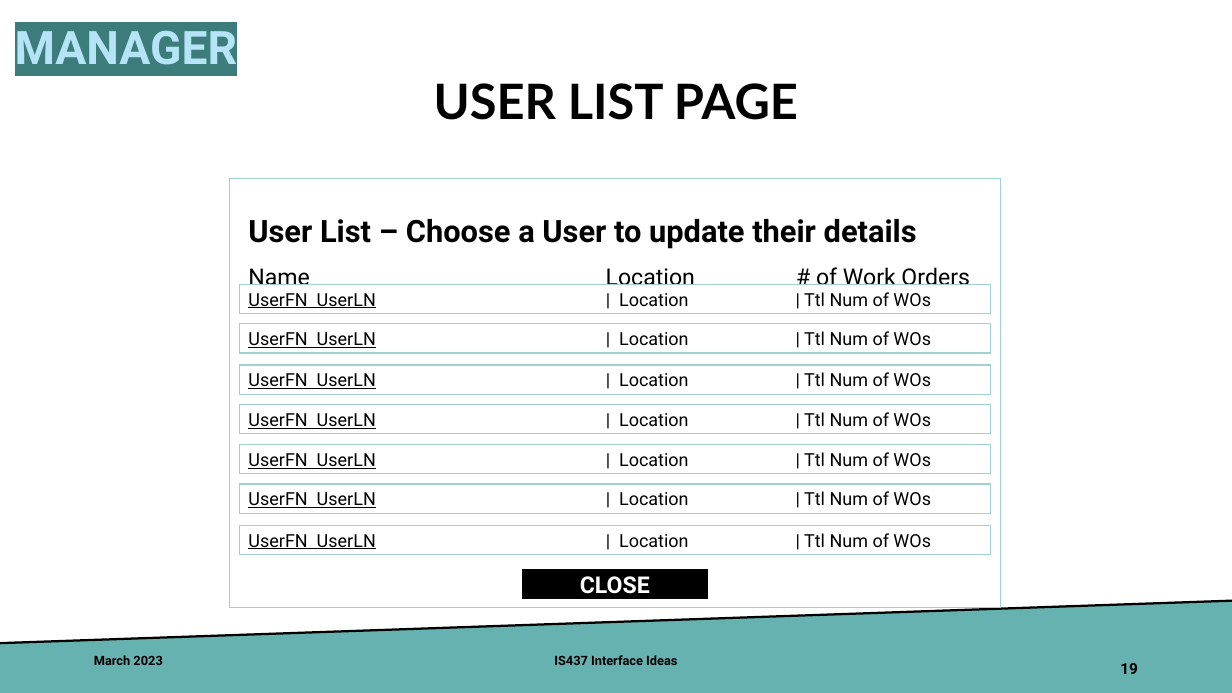
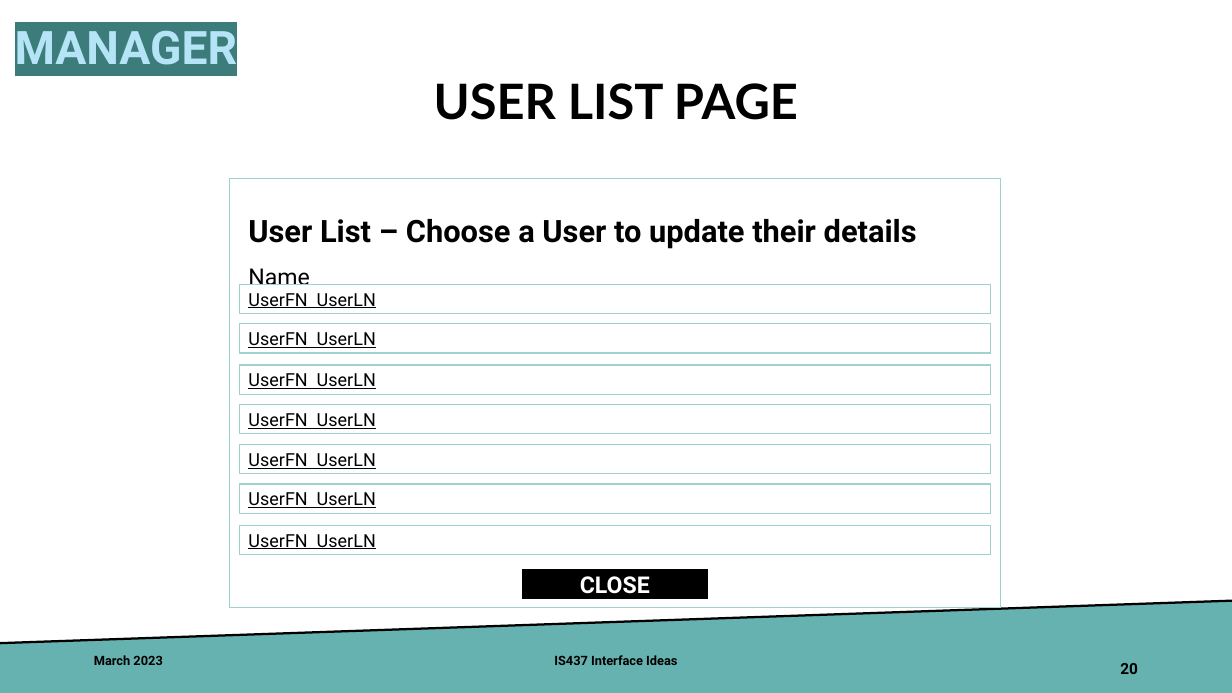
Before and after one commit to KSiva199/Website437, a slide deck: slide 20 of IS437FPInterfaceIdeas.pptx (slide 19 before the commit). Drawn at 1232x693 pixels with LibreOffice and Linux fonts; fonts in the diff are those of the drawing. Boxes give left, top, right and bottom in pixels: in the first picture for what was removed or moved away, otherwise in the second. Text is boxed around its words. In the diff, an @@ line names an element or a change of style, - is before the commit and + after.

```diff
--- a/IS437FPInterfaceIdeas.pptx
+++ b/IS437FPInterfaceIdeas.pptx
@@ text at bbox=[248, 268, 309, 285]: text changed @@
-Name Location # of Work Orders
+Name
@@ text in rectangle at bbox=[248, 293, 376, 308]: text changed @@
-UserFN UserLN | Location | Ttl Num of WOs
+UserFN UserLN
@@ text in rectangle at bbox=[248, 332, 376, 348]: text changed @@
-UserFN UserLN | Location | Ttl Num of WOs
+UserFN UserLN
@@ text in rectangle at bbox=[248, 373, 376, 389]: text changed @@
-UserFN UserLN | Location | Ttl Num of WOs
+UserFN UserLN
@@ text in rectangle at bbox=[248, 413, 376, 429]: text changed @@
-UserFN UserLN | Location | Ttl Num of WOs
+UserFN UserLN
@@ text in rectangle at bbox=[248, 453, 376, 469]: text changed @@
-UserFN UserLN | Location | Ttl Num of WOs
+UserFN UserLN
@@ text in rectangle at bbox=[248, 492, 376, 508]: text changed @@
-UserFN UserLN | Location | Ttl Num of WOs
+UserFN UserLN
@@ page number at bbox=[1120, 663, 1138, 674]: text changed @@
-19
+20
```
Also in this commit, not shown: 13 other slides changed, 1 slide added, 1 other file.
